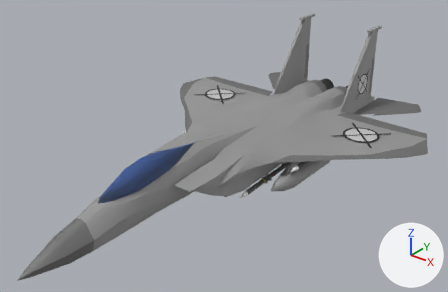
The Blender file Planes/PlaneModels/F-15/F-15.blend, before and after one commit.
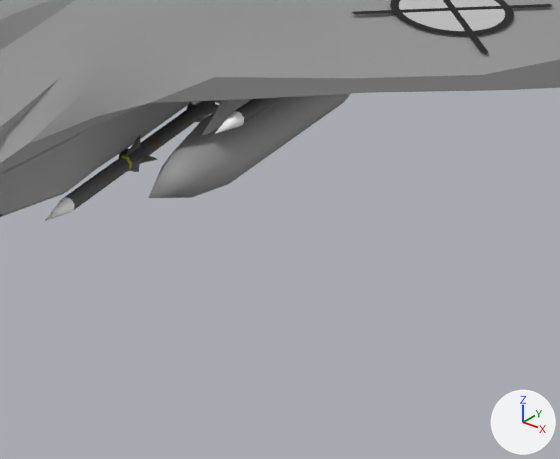
Each version is shown whole from a 50 mm camera at (14.07, -18.46, 11.34) aimed at (0.13, -1.02, 0.54), then close up on the part from 50% to 88% of the width and 45% to 92% of the height. The lights are fixed; the arrows at lower right show +X, +Y and +Z.

In view in the first close-up: 'F-15Blend', 'F-15BlendFuelTank', 'F-15BlendWingEmblem', 'Fox3.005', 'Fox3.006', 'PylonXLong.001'.
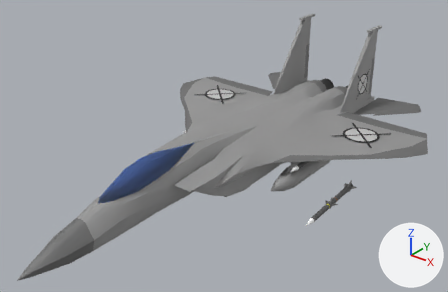
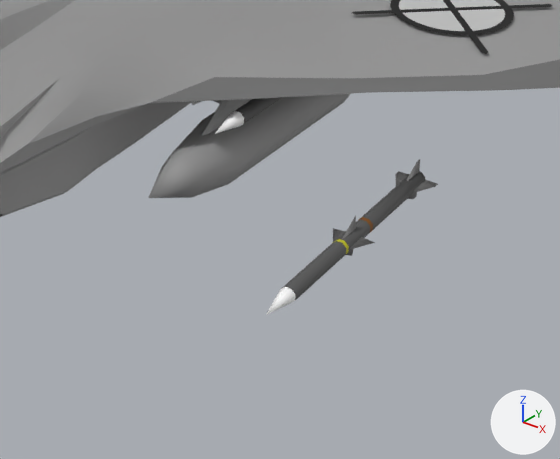
Where the change shows, as pixel boxes [x1, y1, x2, y2] in the close-ups (560 x 459 px):
```json
{"object": "Fox3.005", "change": "moved", "before": [45, 101, 219, 221], "after": [266, 159, 438, 314]}
```

The change, as JSON lines over the scene's bpy script:
```json
{"op": "set", "path": "ob_fox3_005.location", "old": "(1.6, -0.2, -0.84)", "new": "(4.6, -0.23, -0.86)"}
```
